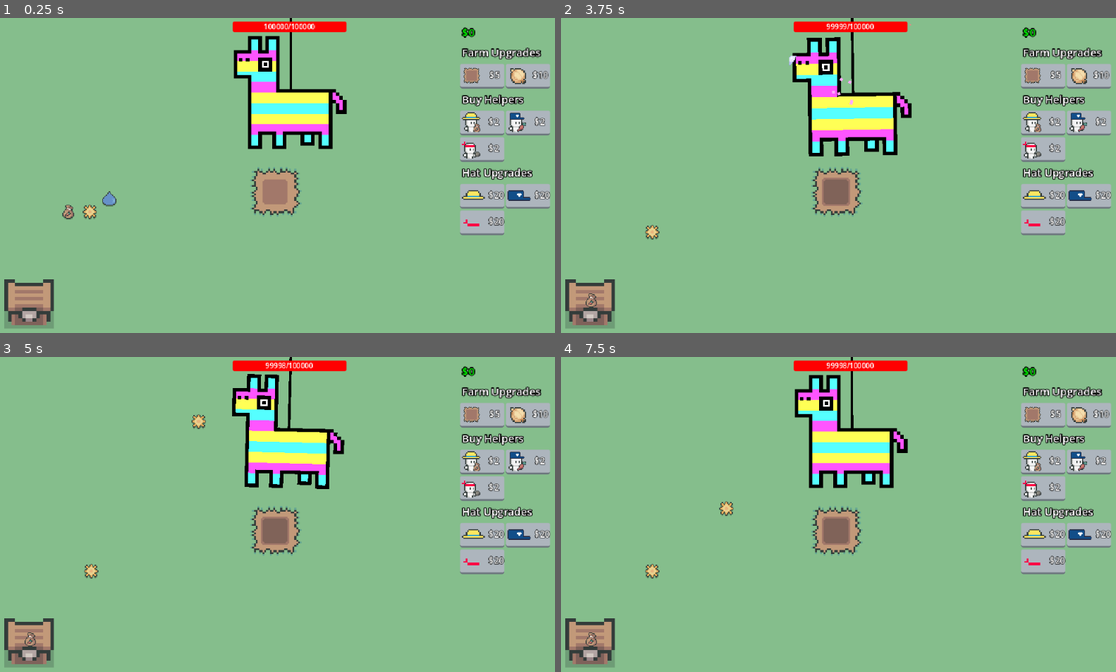
Above: before the commit, frames 1-4 (two rows, left to right).
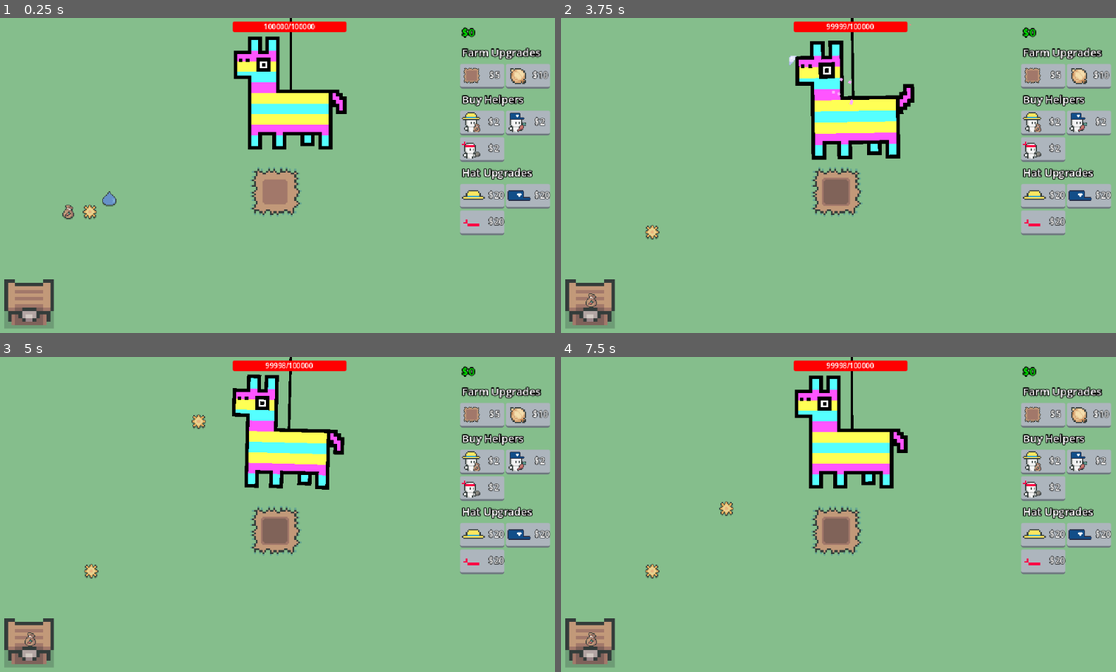
Above: after the commit, the same moments.

Repository: eric-marsh/farminata
Game: Godot game, scene res://scene/scene_switcher.tscn
The game is run twice, just before and just after one commit, with the same random seed, the same clock (stepped at 60 frames per second) and the same inputs. Sound files missing from this copy of the repository are replaced by a short silence.
Inputs (mouse positions are in pixels of both pictures, inside the frame that each line leads up to):
- Up to frame 1 (0.25 s): no input
- Up to frame 2 (3.75 s): drag from (838, 191) to (588, 301) at 0.52 s; tap Enter at 1.25 s; drag from (672, 219) to (838, 191) at 1.27 s; move the mouse to (649, 232) at 2.02 s; tap Mouse wheel down (SCROLL_DOWN) at 2.1 s; click (649, 232) at 2.17 s; drag from (627, 232) to (588, 301) at 2.77 s; drag from (849, 93) to (866, 175) at 3.52 s
- Up to frame 3 (5 s): drag from (294, 432) to (188, 435) at 4.27 s
- Up to frame 4 (7.5 s): move the mouse to (866, 514) at 5.02 s; tap Mouse wheel down (SCROLL_DOWN) at 5.1, 6.6 s; click (866, 514) at 5.17 s; drag from (749, 435) to (838, 530) at 5.77 s; move the mouse to (960, 498) at 6.52 s; click (960, 498) at 6.67 s; tap Space (ui_select) at 6.77 s; drag from (721, 530) to (588, 640) at 7.27 s

The runs differ from the first frame. In frame 1, 0.6% of the frame differs, in the area x 42-63%, y 5-42%; in frame 2, 3.0%, in the area x 41-64%, y 6-46%; in frame 3, 0.5%; in frame 4, 0.6%.

Commit message:
piniata hit animation

Diff:
--- a/scene/piniata.tscn
+++ b/scene/piniata.tscn
@@ -1,8 +1,10 @@
-[gd_scene load_steps=10 format=3 uid="uid://c0isrep8hx4u6"]
+[gd_scene load_steps=12 format=3 uid="uid://c0isrep8hx4u6"]
 
 [ext_resource type="Texture2D" uid="uid://db0815guajv36" path="res://img/piniata/piniata.png" id="1_ddpin"]
 [ext_resource type="Script" uid="uid://dybxqlmd0pudk" path="res://script/piniata.gd" id="1_j2vsm"]
+[ext_resource type="Texture2D" uid="uid://cq8x1748t1ssk" path="res://img/piniata/piniata_hit.png" id="3_nu8ja"]
 [ext_resource type="PackedScene" uid="uid://dx7x4rdgygqg6" path="res://scene/output.tscn" id="3_odym4"]
+[ext_resource type="Texture2D" uid="uid://ci4cpk4no35dd" path="res://img/piniata/eye.png" id="4_rrcj7"]
 
 [sub_resource type="StyleBoxEmpty" id="StyleBoxEmpty_odym4"]
 
@@ -30,6 +32,30 @@
 "update": 0,
 "values": [Vector2(1, 1)]
 }
+tracks/1/type = "value"
+tracks/1/imported = false
+tracks/1/enabled = true
+tracks/1/path = NodePath("Node2D/Sprite2D/EyeSprite:scale")
+tracks/1/interp = 1
+tracks/1/loop_wrap = true
+tracks/1/keys = {
+"times": PackedFloat32Array(0),
+"transitions": PackedFloat32Array(1),
+"update": 0,
+"values": [Vector2(1, 1)]
+}
+tracks/2/type = "value"
+tracks/2/imported = false
+tracks/2/enabled = true
+tracks/2/path = NodePath("Node2D/Sprite2D:texture")
+tracks/2/interp = 1
+tracks/2/loop_wrap = true
+tracks/2/keys = {
+"times": PackedFloat32Array(0),
+"transitions": PackedFloat32Array(1),
+"update": 1,
+"values": [ExtResource("1_ddpin")]
+}
 
 [sub_resource type="Animation" id="Animation_odym4"]
 resource_name = "pulse"
@@ -46,6 +72,30 @@
 "transitions": PackedFloat32Array(1, 1, 1),
 "update": 0,
 "values": [Vector2(1, 1), Vector2(1.1, 1.1), Vector2(1, 1)]
+}
+tracks/1/type = "value"
+tracks/1/imported = false
+tracks/1/enabled = true
+tracks/1/path = NodePath("Node2D/Sprite2D/EyeSprite:scale")
+tracks/1/interp = 1
+tracks/1/loop_wrap = true
+tracks/1/keys = {
+"times": PackedFloat32Array(0, 0.1, 0.2),
+"transitions": PackedFloat32Array(1, 1, 1),
+"update": 0,
+"values": [Vector2(1, 1), Vector2(1.2, 1.2), Vector2(1, 1)]
+}
+tracks/2/type = "value"
+tracks/2/imported = false
+tracks/2/enabled = true
+tracks/2/path = NodePath("Node2D/Sprite2D:texture")
+tracks/2/interp = 1
+tracks/2/loop_wrap = true
+tracks/2/keys = {
+"times": PackedFloat32Array(0, 0.2),
+"transitions": PackedFloat32Array(1, 1),
+"update": 1,
+"values": [ExtResource("3_nu8ja"), ExtResource("1_ddpin")]
 }
 
 [sub_resource type="AnimationLibrary" id="AnimationLibrary_nu8ja"]
@@ -71,8 +121,14 @@
 enable_offset = true
 
 [node name="Sprite2D" type="Sprite2D" parent="Node2D"]
+position = Vector2(-64, -64)
 texture = ExtResource("1_ddpin")
+centered = false
 offset = Vector2(0, 90)
+
+[node name="EyeSprite" type="Sprite2D" parent="Node2D/Sprite2D"]
+position = Vector2(34, 122)
+texture = ExtResource("4_rrcj7")
 
 [node name="LeftArea" type="Area2D" parent="Node2D"]
 position = Vector2(-1, 89)
Binary file added: img/piniata/eye.png
Not shown, added: img/piniata/eye.png.import
Binary file changed: img/piniata/piniata.png
Binary file added: img/piniata/piniata_hit.png
Not shown, added: img/piniata/piniata_hit.png.import
